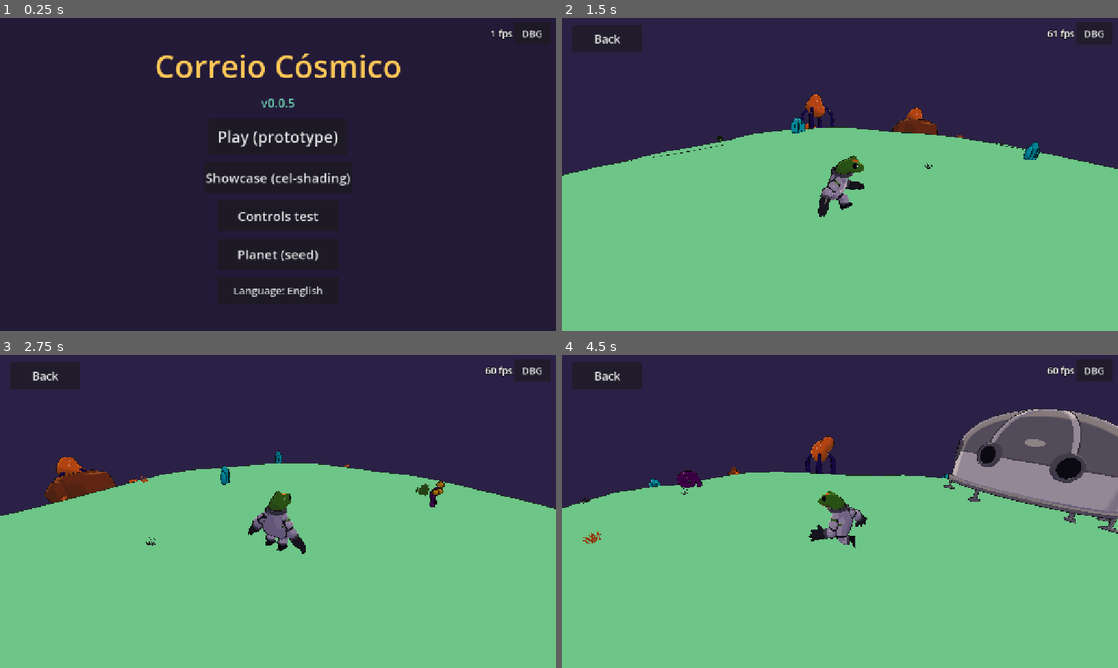
Above: before the commit, frames 1-4 (two rows, left to right).
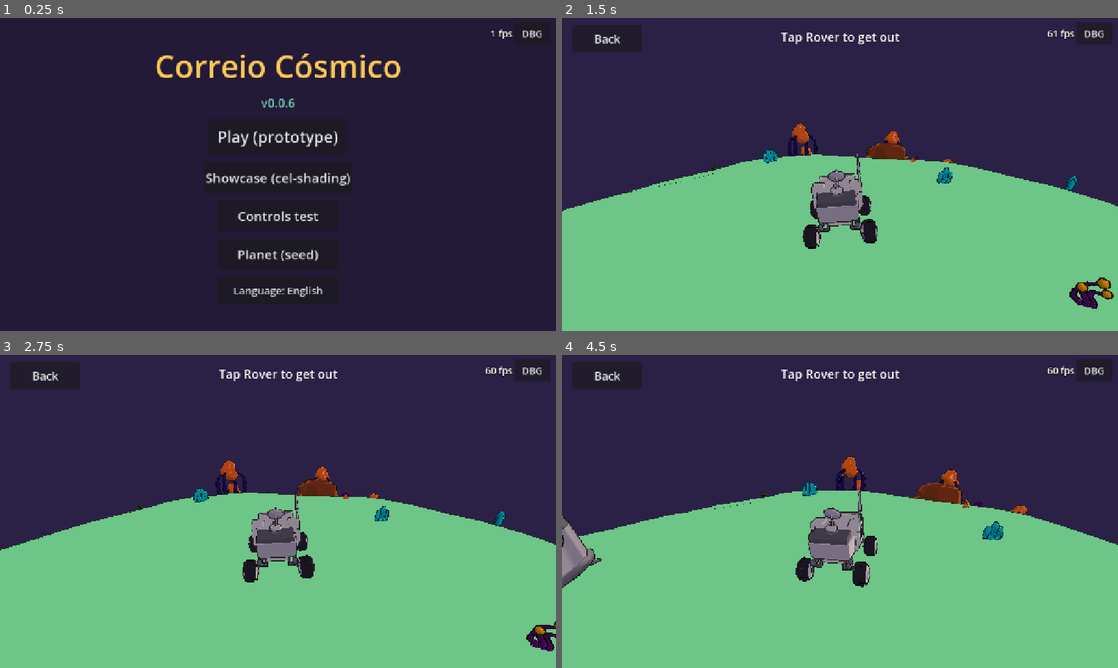
Above: after the commit, the same moments.

Repository: Curio2560/cozy-space-game
Game: Godot game, scene res://scenes/ui/boot.tscn
The game is run twice, just before and just after one commit, with the same random seed, the same clock (stepped at 60 frames per second) and the same inputs.
Inputs (mouse positions are in pixels of both pictures, inside the frame that each line leads up to):
- Up to frame 1 (0.25 s): no input
- Up to frame 2 (1.5 s): click "Play (prototype)" at 0.5 s; tap Enter at 1.25 s; move the mouse to (962, 158) at 1.27 s; hold D (move_right) from 1.28 s (still down); hold F (vehicle) from 1.28 s (still down); tap E (action) at 1.35 s; click (962, 158) at 1.42 s
- Up to frame 3 (2.75 s): tap Space (jump) at 1.52 s; release D (move_right) at 2 s; release F (vehicle) at 2 s; drag from (166, 527) to (250, 574) at 2.02 s
- Up to frame 4 (4.5 s): move the mouse to (895, 442) at 2.77 s; hold D (move_right) 2.78-3.5 s; hold F (vehicle) 2.78-3.5 s; tap E (action) at 2.85 s; drag from (812, 574) to (673, 464) at 3.52 s; move the mouse to (1006, 558) at 4.27 s; hold A (move_left) from 4.28 s (still down); hold F (vehicle) from 4.28 s (still down); tap J (look_left) at 4.35 s

The runs differ from the first frame. In frame 1, less than 0.1% of the frame differs, in the area x 51-53%, y 25-29%; in frame 2, 13%; in frame 3, 14%; in frame 4, 20%, in the area x 0-100%, y 4-75%.

Commit message:
F1: rover — entrar, sair e conduzir na esfera
- Rover: RigidBody3D com gravidade para o centro, 4 raios de suspensão com
  rodas visuais a acompanhar, aderência lateral, tração e direção arcade,
  alinha-se no ar, endireita-se sozinho se capotar, regista embates.
- Botão Rover entra/sai quando perto (dica no ecrã); câmara com perfil de
  condução. DBG: velocidade, direção, suspensão, trazer o rover.

Closes #7

Co-Authored-By: Claude Opus 5.5 <noreply@anthropic.com>

Diff:
--- a/i18n/strings.csv
+++ b/i18n/strings.csv
@@ -20,3 +20,9 @@
 DBG_GOTO_POST,Go to post,Ir ao posto
 DBG_GRAVITY,Gravity,Gravidade
 DBG_CAM_DIST,Camera distance,Distância da câmara
+HINT_ENTER_ROVER,Tap Rover to drive,Toca em Rover para conduzir
+HINT_EXIT_ROVER,Tap Rover to get out,Toca em Rover para sair
+DBG_ROVER_SPEED,Rover top speed,Velocidade máx. do rover
+DBG_ROVER_TURN,Rover steering,Direção do rover
+DBG_ROVER_SPRING,Rover suspension,Suspensão do rover
+DBG_ROVER_HERE,Bring rover here,Trazer o rover para aqui
--- a/project.godot
+++ b/project.godot
@@ -4,7 +4,7 @@
 [application]
 
 config/name="Correio Cósmico"
-config/version="0.0.5"
+config/version="0.0.6"
 run/main_scene="res://scenes/ui/boot.tscn"
 config/features=PackedStringArray("4.7", "GL Compatibility")
 config/icon="res://assets/icon/icon_512.png"
--- a/src/game/planet_run.gd
+++ b/src/game/planet_run.gd
@@ -1,6 +1,10 @@
 extends Node3D
-## Protótipo da F1: um planeta gerado, o astronauta e a câmara.
-## (O rover e as entregas entram nos tickets #7 e #8.)
+## Protótipo da F1: um planeta gerado, o astronauta, o rover e a câmara.
+## (As entregas entram no ticket #8.)
+
+const ENTER_DISTANCE := 5.0
+const CAM_FOOT := {"distance": 6.5, "pitch": -0.42, "focus_height": 1.2, "auto_return_delay": 1.6}
+const CAM_ROVER := {"distance": 9.5, "pitch": -0.36, "focus_height": 1.6, "auto_return_delay": 0.35}
 
 var seed_value := 1
 var planet: Planet
@@ -8,6 +12,10 @@
 var camera: PlanetCamera
 var touch: TouchControls
 var sun: DirectionalLight3D
+var rover: Rover
+var driving := false
+var _vehicle_btn := JumpBuffer.new()
+var _hint: Label
 
 func _ready() -> void:
 	for a in OS.get_cmdline_user_args():
@@ -26,10 +34,21 @@
 	camera.far = 600.0
 	add_child(camera)
 	player.view = camera
-	camera.target_facing = func() -> Vector3: return player.facing
+	player.collision_layer = 2
+	player.collision_mask = 1 | 4
+	rover = Rover.new()
+	rover.name = "Rover"
+	rover.collision_layer = 4
+	rover.collision_mask = 1 | 2
+	add_child(rover)
 	_build_ui()
 	start(seed_value)
 	_register_debug()
+	if "drive" in OS.get_cmdline_user_args(): # só para capturas de ecrã no PC
+		await get_tree().create_timer(0.5).timeout
+		enter_rover()
+		Input.action_press("move_forward", 1.0)
+		Input.action_press("move_right", 0.25)
 
 ## Gera o planeta `s` e põe o jogador junto ao posto avançado.
 func start(s: int) -> void:
@@ -37,7 +56,11 @@
 	planet.build(PlanetGenerator.generate(s))
 	player.planet_center = planet.global_position
 	camera.planet_center = planet.global_position
+	rover.planet_center = planet.global_position
+	if driving:
+		exit_rover()
 	spawn_near(planet.data.outpost_dir, planet.data.posts[0], 9.0)
+	_park_rover_near_player()
 
 ## Coloca o jogador a `arc_m` metros de `dir`, na direção de `toward`.
 func spawn_near(dir: Vector3, toward: Vector3, arc_m: float) -> void:
@@ -47,9 +70,76 @@
 	teleport(spot)
 
 func teleport(dir: Vector3) -> void:
+	if driving:
+		var p := planet.to_global(planet.data.surface_point(dir) + dir * 1.2)
+		rover.place_at(p, rover.forward())
+		camera.set_target(rover, rover.forward())
+		_apply_camera(CAM_ROVER)
+		camera.target_facing = rover.forward
+		return
 	var p := planet.to_global(planet.data.surface_point(dir) + dir * 0.6)
 	player.place_at(p)
 	camera.set_target(player, player.facing)
+	_apply_camera(CAM_FOOT)
+	camera.target_facing = func() -> Vector3: return player.facing
+
+## Estaciona o rover a uns metros do jogador.
+func _park_rover_near_player() -> void:
+	var u := player.up()
+	var side := player.facing.cross(u).normalized()
+	var local_dir := planet.to_local(player.global_position + side * 4.5).normalized()
+	var p := planet.to_global(planet.data.surface_point(local_dir) + local_dir * 0.9)
+	rover.place_at(p, player.facing)
+
+func can_enter_rover() -> bool:
+	return not driving and player.global_position.distance_to(rover.global_position) < ENTER_DISTANCE
+
+func enter_rover() -> void:
+	driving = true
+	rover.driven = true
+	player.controllable = false
+	player.visible = false
+	player.process_mode = Node.PROCESS_MODE_DISABLED
+	player.collision_layer = 0
+	camera.set_target(rover, rover.forward())
+	camera.add_exclude(player.get_rid())
+	_apply_camera(CAM_ROVER)
+	camera.target_facing = rover.forward
+
+func exit_rover() -> void:
+	driving = false
+	rover.driven = false
+	rover.throttle = 0.0
+	rover.steer = 0.0
+	var u := rover.planet_up()
+	var side := rover.global_basis.x.normalized()
+	player.process_mode = Node.PROCESS_MODE_INHERIT
+	player.visible = true
+	player.controllable = true
+	player.collision_layer = 2
+	player.place_at(rover.global_position + side * 2.2 + u * 0.8)
+	player.facing = rover.forward()
+	camera.set_target(player, player.facing)
+	camera.add_exclude(rover.get_rid())
+	_apply_camera(CAM_FOOT)
+	camera.target_facing = func() -> Vector3: return player.facing
+
+func _apply_camera(profile: Dictionary) -> void:
+	for k: String in profile:
+		camera.set(k, profile[k])
+
+func _physics_process(delta: float) -> void:
+	_vehicle_btn.update(Input.is_action_pressed("vehicle"), delta)
+	if _vehicle_btn.consume():
+		if driving:
+			exit_rover()
+		elif can_enter_rover():
+			enter_rover()
+	if driving:
+		var m := InputHub.move_vector()
+		rover.throttle = m.y
+		rover.steer = m.x
+	_hint.text = tr("HINT_EXIT_ROVER") if driving else (tr("HINT_ENTER_ROVER") if can_enter_rover() else "")
 
 func _build_world() -> void:
 	var env := Environment.new()
@@ -68,7 +158,7 @@
 
 ## Até existir o ciclo dia/noite (F4) o sol acompanha o jogador: é sempre de dia onde ele está.
 func _process(_delta: float) -> void:
-	var u := player.up()
+	var u := rover.planet_up() if driving else player.up()
 	var side := SphereMath.basis_from_up(u).x
 	var light_dir := -(u * 0.75 + side * 0.45 + camera.global_basis.z * 0.25).normalized()
 	sun.look_at_from_position(Vector3.ZERO, light_dir, u if absf(light_dir.dot(u)) < 0.99 else side)
@@ -90,6 +180,15 @@
 	back.custom_minimum_size = Vector2(160, 64)
 	back.pressed.connect(func() -> void: get_tree().change_scene_to_file("res://scenes/ui/boot.tscn"))
 	hud.add_child(back)
+	_hint = Label.new()
+	_hint.set_anchors_and_offsets_preset(Control.PRESET_CENTER_TOP)
+	_hint.grow_horizontal = Control.GROW_DIRECTION_BOTH
+	_hint.position.y = 24
+	_hint.horizontal_alignment = HORIZONTAL_ALIGNMENT_CENTER
+	_hint.add_theme_font_size_override("font_size", 28)
+	_hint.add_theme_color_override("font_outline_color", Color(0.14, 0.1, 0.22))
+	_hint.add_theme_constant_override("outline_size", 8)
+	hud.add_child(_hint)
 
 func _update_touch_visibility() -> void:
 	if is_instance_valid(touch):
@@ -104,3 +203,10 @@
 	DebugMenu.add_slider(self, "DBG_JUMP", 3.0, 16.0, 0.5, player.jump_velocity, func(v: float) -> void: player.jump_velocity = v)
 	DebugMenu.add_slider(self, "DBG_GRAVITY", 5.0, 40.0, 1.0, player.gravity, func(v: float) -> void: player.gravity = v)
 	DebugMenu.add_slider(self, "DBG_CAM_DIST", 3.0, 14.0, 0.5, camera.distance, func(v: float) -> void: camera.distance = v)
+	DebugMenu.add_slider(self, "DBG_ROVER_SPEED", 6.0, 30.0, 1.0, rover.max_speed, func(v: float) -> void: rover.max_speed = v)
+	DebugMenu.add_slider(self, "DBG_ROVER_TURN", 0.8, 4.0, 0.1, rover.turn_rate, func(v: float) -> void: rover.turn_rate = v)
+	DebugMenu.add_slider(self, "DBG_ROVER_SPRING", 2000.0, 9000.0, 100.0, rover.spring_k, func(v: float) -> void: rover.spring_k = v)
+	DebugMenu.add_button(self, "DBG_ROVER_HERE", func() -> void:
+		if driving:
+			exit_rover()
+		_park_rover_near_player())
--- /dev/null
+++ b/src/vehicle/rover.gd
@@ -0,0 +1,179 @@
+class_name Rover
+extends RigidBody3D
+## Rover arcade para planetas esféricos: corpo rígido com 4 raios de suspensão (molas),
+## gravidade para o centro do planeta, aderência lateral, tração e direção arcade,
+## e endireita-se sozinho se capotar. Regista embates (para as encomendas frágeis).
+
+signal bumped(strength: float)
+
+const MODEL := "veiculos/Rover_1"
+const LENGTH := 2.8 # m
+const MODEL_LENGTH := 5.159168 # comprimento do modelo do kit
+const MODEL_WHEEL_Y := 0.526459
+const MODEL_WHEEL_BOTTOM := -0.149513
+const MODEL_WHEELS := {
+	"Wheel_1": Vector3(1.796197, 0, -1.896661), "Wheel_2": Vector3(-1.796197, 0, 1.896661),
+	"Wheel_3": Vector3(1.796197, 0, 1.896661), "Wheel_4": Vector3(-1.796197, 0, -1.896661),
+}
+
+@export var gravity := 22.0
+@export var engine_force := 2600.0
+@export var max_speed := 15.0
+@export var reverse_factor := 0.5
+@export var turn_rate := 2.2 # rad/s em velocidade
+@export var spring_k := 5200.0
+@export var spring_damp := 420.0
+@export var rest_length := 0.35
+@export var grip := 9.0
+@export var air_align := 6.0
+@export var bump_threshold := 28.0 # m/s² acima do esperado conta como embate
+
+var planet_center := Vector3.ZERO
+## Quem conduz trata do input; sem condutor o rover trava.
+var driven := false
+var throttle := 0.0
+var steer := 0.0
+var wheel_radius: float
+var grounded_wheels := 0
+var bump_total := 0.0
+
+var _anchors: Array[Vector3] = []
+var _wheel_nodes: Array[Node3D] = []
+var _wheel_rest_y: Array[float] = []
+var _flipped_time := 0.0
+var _prev_velocity := Vector3.ZERO
+var _spin := 0.0
+var _k := 1.0
+
+func _ready() -> void:
+	mass = 150.0
+	gravity_scale = 0.0
+	linear_damp = 0.05
+	angular_damp = 2.5
+	center_of_mass_mode = RigidBody3D.CENTER_OF_MASS_MODE_CUSTOM
+	center_of_mass = Vector3(0, -0.1, 0)
+	can_sleep = false
+	_k = LENGTH / MODEL_LENGTH
+	wheel_radius = (MODEL_WHEEL_Y - MODEL_WHEEL_BOTTOM) * _k
+	var visual := Node3D.new()
+	visual.name = "Visual"
+	add_child(visual)
+	var model: Node3D = (load("res://assets/kit/" + MODEL + ".gltf") as PackedScene).instantiate()
+	visual.add_child(model)
+	model.scale = Vector3.ONE * _k
+	model.position.y = -MODEL_WHEEL_Y * _k # rodas centradas em y = 0 local
+	CelShading.apply(model)
+	for wn: String in MODEL_WHEELS:
+		var w := model.get_node_or_null(wn) as Node3D
+		var a: Vector3 = MODEL_WHEELS[wn] * _k
+		_anchors.append(Vector3(a.x, 0.0, a.z))
+		_wheel_nodes.append(w)
+		_wheel_rest_y.append(w.position.y if w else 0.0)
+	var shape := CollisionShape3D.new()
+	var box := BoxShape3D.new()
+	box.size = Vector3(2.0, 0.8, 2.5)
+	shape.shape = box
+	shape.position.y = 0.6
+	add_child(shape)
+
+func planet_up() -> Vector3:
+	return (global_position - planet_center).normalized()
+
+func forward() -> Vector3:
+	return global_basis.z.normalized()
+
+func speed() -> float:
+	return linear_velocity.dot(forward())
+
+## Pousa o rover em `pos` (global), alinhado com a superfície, virado para `facing`.
+func place_at(pos: Vector3, facing: Vector3) -> void:
+	var u := (pos - planet_center).normalized()
+	var f := (facing - u * facing.dot(u)).normalized()
+	if f.length() < 0.01:
+		f = SphereMath.basis_from_up(u).z
+	global_transform = Transform3D(Basis(u.cross(f).normalized(), u, f).orthonormalized(), pos)
+	linear_velocity = Vector3.ZERO
+	angular_velocity = Vector3.ZERO
+	_prev_velocity = Vector3.ZERO
+
+func _physics_process(delta: float) -> void:
+	var u := planet_up()
+	var b := global_basis
+	var r_up := b.y.normalized()
+	var ray_len := rest_length + wheel_radius
+	var space := get_world_3d().direct_space_state
+	grounded_wheels = 0
+	var fwd := forward()
+	var right := b.x.normalized()
+
+	apply_central_force(-u * gravity * mass)
+
+	for i in _anchors.size():
+		var from := global_transform * _anchors[i]
+		var to := from - r_up * ray_len
+		var q := PhysicsRayQueryParameters3D.create(from, to)
+		q.exclude = [get_rid()]
+		var hit := space.intersect_ray(q)
+		var dist := ray_len
+		if not hit.is_empty():
+			grounded_wheels += 1
+			dist = from.distance_to(hit.position)
+			var compression := ray_len - dist
+			var offset := from - global_position
+			var point_vel := linear_velocity + angular_velocity.cross(offset)
+			var spring := spring_k * compression - spring_damp * point_vel.dot(r_up)
+			apply_force(r_up * maxf(spring, 0.0), offset)
+			# Aderência lateral: anula a velocidade de lado em cada roda.
+			var side_v := point_vel.dot(right)
+			apply_force(-right * side_v * grip * mass / _anchors.size(), offset)
+			if not driven:
+				var long_v := point_vel.dot(fwd)
+				apply_force(-fwd * long_v * grip * 0.5 * mass / _anchors.size(), offset)
+		_update_wheel_visual(i, dist)
+
+	var on_ground := grounded_wheels >= 2
+	if on_ground and driven:
+		var spd := speed()
+		var limit := max_speed if throttle >= 0.0 else max_speed * reverse_factor
+		var room := clampf(1.0 - absf(spd) / limit, 0.0, 1.0) if signf(spd) == signf(throttle) else 1.0
+		apply_central_force(fwd * throttle * engine_force * room)
+		# Direção arcade: velocidade angular à volta do "cima" do rover.
+		var speed_k := clampf(spd / 4.0, -1.0, 1.0)
+		var target_w := -steer * turn_rate * speed_k
+		var w_up := angular_velocity.dot(r_up)
+		angular_velocity += r_up * (target_w - w_up) * clampf(10.0 * delta, 0.0, 1.0)
+	if not on_ground:
+		# No ar: tende a alinhar com o planeta para aterrar de rodas.
+		apply_torque(r_up.cross(u) * air_align * mass)
+
+	_check_bump(delta, u)
+	_check_flip(delta, u)
+	_spin += speed() * delta / maxf(wheel_radius, 0.01)
+
+func _update_wheel_visual(i: int, dist: float) -> void:
+	var w := _wheel_nodes[i]
+	if w == null:
+		return
+	var drop := (dist - wheel_radius) / _k # em unidades do modelo
+	w.position.y = _wheel_rest_y[i] - drop
+	w.rotation.x = _spin
+
+func _check_bump(delta: float, u: Vector3) -> void:
+	if delta <= 0.0:
+		return
+	var accel := (linear_velocity - _prev_velocity) / delta + u * gravity
+	_prev_velocity = linear_velocity
+	var a := accel.length()
+	if a > bump_threshold:
+		var strength := (a - bump_threshold) / bump_threshold
+		bump_total += strength
+		bumped.emit(strength)
+
+func _check_flip(delta: float, u: Vector3) -> void:
+	if global_basis.y.normalized().dot(u) < 0.35 and linear_velocity.length() < 4.0:
+		_flipped_time += delta
+		if _flipped_time > 1.2:
+			_flipped_time = 0.0
+			place_at(global_position + u * 1.2, forward())
+	else:
+		_flipped_time = 0.0
--- /dev/null
+++ b/tests/unit/test_rover.gd
@@ -0,0 +1,85 @@
+extends GutTest
+## Smoke tests do rover no planeta: entrar/sair, conduzir, endireitar e embates.
+
+var run: Node3D
+
+func before_each() -> void:
+	run = (load("res://scenes/game/planet_run.tscn") as PackedScene).instantiate()
+	add_child_autofree(run)
+	await wait_physics_frames(60) # jogador e rover assentam
+
+func after_each() -> void:
+	for a in ["move_forward", "move_right", "vehicle"]:
+		Input.action_release(a)
+
+func _tap_vehicle() -> void:
+	Input.action_press("vehicle")
+	await wait_physics_frames(2)
+	Input.action_release("vehicle")
+	await wait_physics_frames(2)
+
+func _height(body: Node3D) -> float:
+	var d: PlanetData = run.planet.data
+	var local: Vector3 = run.planet.to_local(body.global_position)
+	return local.length() - (d.radius + d.height_at(local.normalized()))
+
+func test_rover_rests_on_its_wheels() -> void:
+	var rover: Rover = run.rover
+	assert_eq(rover.grounded_wheels, 4, "as 4 rodas deviam tocar no chão")
+	assert_gt(rover.global_basis.y.dot(rover.planet_up()), 0.95)
+	assert_lt(rover.linear_velocity.length(), 0.5, "devia estar parado")
+
+func test_enter_drive_and_exit() -> void:
+	assert_true(run.can_enter_rover(), "o rover devia estar ao alcance no início")
+	await _tap_vehicle()
+	assert_true(run.driving)
+	assert_false(run.player.visible)
+	var start: Vector3 = run.rover.planet_up()
+	Input.action_press("move_forward", 1.0)
+	await wait_physics_frames(180)
+	Input.action_release("move_forward")
+	var arc: float = start.angle_to(run.rover.planet_up()) * run.planet.data.radius
+	assert_gt(arc, 15.0, "o rover devia ter andado (andou %.1f m)" % arc)
+	assert_lt(absf(_height(run.rover)), 2.5, "o rover afastou-se da superfície")
+	await wait_physics_frames(60)
+	await _tap_vehicle()
+	assert_false(run.driving)
+	assert_true(run.player.visible)
+	await wait_physics_frames(60)
+	assert_true(run.player.is_on_floor(), "o jogador devia sair para o chão")
+	assert_lt(run.player.global_position.distance_to(run.rover.global_position), 5.0)
+
+func test_rover_turns_when_steering() -> void:
+	await _tap_vehicle()
+	var f0: Vector3 = run.rover.forward()
+	Input.action_press("move_forward", 1.0)
+	Input.action_press("move_right", 1.0)
+	await wait_physics_frames(90)
+	var u: Vector3 = run.rover.planet_up()
+	var a := f0 - u * f0.dot(u)
+	var b: Vector3 = run.rover.forward() - u * run.rover.forward().dot(u)
+	assert_gt(rad_to_deg(a.angle_to(b)), 30.0, "o rover devia ter virado")
+
+func test_flipped_rover_rights_itself() -> void:
+	var rover: Rover = run.rover
+	var u := rover.planet_up()
+	rover.global_transform = Transform3D(rover.global_basis.rotated(rover.forward(), PI), rover.global_position + u * 1.5)
+	rover.linear_velocity = Vector3.ZERO
+	rover.angular_velocity = Vector3.ZERO
+	await wait_physics_frames(300)
+	assert_gt(rover.global_basis.y.dot(rover.planet_up()), 0.9, "o rover devia ter-se endireitado")
+
+func test_hard_landing_counts_as_bump() -> void:
+	var rover: Rover = run.rover
+	var u := rover.planet_up()
+	rover.bump_total = 0.0
+	rover.place_at(rover.global_position + u * 6.0, rover.forward())
+	await wait_physics_frames(120)
+	assert_gt(rover.bump_total, 0.0, "cair de 6 m devia contar como embate")
+
+func test_cannot_enter_rover_from_far_away() -> void:
+	run.spawn_near(run.planet.data.posts[1], run.planet.data.outpost_dir, 5.0)
+	await wait_physics_frames(30)
+	assert_false(run.can_enter_rover())
+	await _tap_vehicle()
+	assert_false(run.driving)
Binary file added: docs/art/rover-planeta.png
Not shown, added: docs/art/rover-planeta.png.import
Not shown, changed: export_presets.cfg
Not shown, added: src/vehicle/rover.gd.uid
Not shown, added: tests/unit/test_rover.gd.uid
